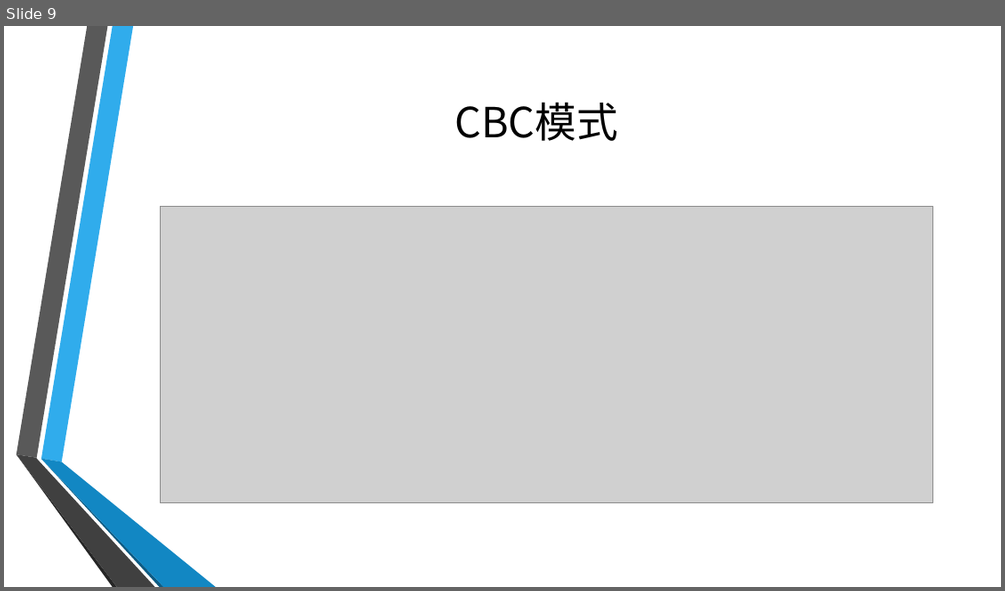
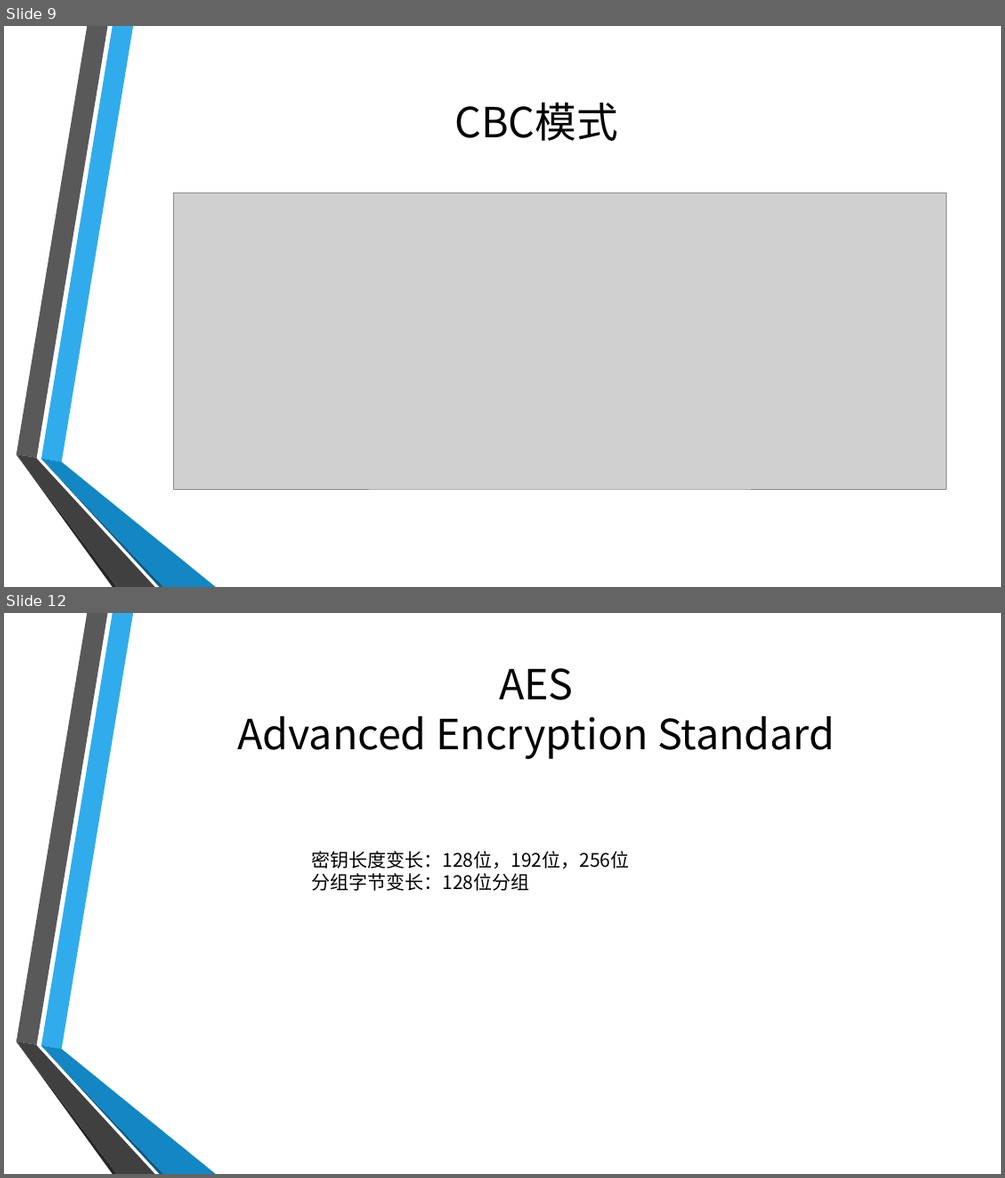
Before and after one commit to GloryXu/test-project, a slide deck: doc/安全.pptx. Shown one above the other, each under a label of ours: slide 9 before the commit, slides 9 and 12 after it; the slides between them are not shown. The pictures are 1005x591 and 1005x1178 pixels, drawn with LibreOffice and Linux fonts; fonts in the diff are those of the drawing; grey boxes stand for pictures; background and template pictures are left out. Boxes give left, top, right and bottom in pixels: in the first picture for what was removed or moved away, otherwise in the second. Text is boxed around its words. In the diff, an @@ line names an element or a change of style, - is before the commit and + after.

```diff
--- a/doc/安全.pptx
+++ b/doc/安全.pptx
@@ slide 12 added at (x1=4, y1=613, x2=1001, y2=1174), background picture (left out); not listed: 6 template elements that a slide beside it also shows @@
@@ title added at (x1=237, y1=668, x2=834, y2=759), 40 pt, text #000000 @@
+AES
+Advanced Encryption Standard
@@ text added at (x1=312, y1=851, x2=630, y2=891), 18 pt, text #000000 @@
+密钥长度变长：128位，192位，256位
+分组字节变长：128位分组
@@ slide 9 changed as well @@
@@ picture moved from (x1=161, y1=206, x2=933, y2=503) to (x1=174, y1=192, x2=947, y2=490) @@
```
Also in this commit, not shown: 3 other slides changed, 3 other slides added, 1 other file.
